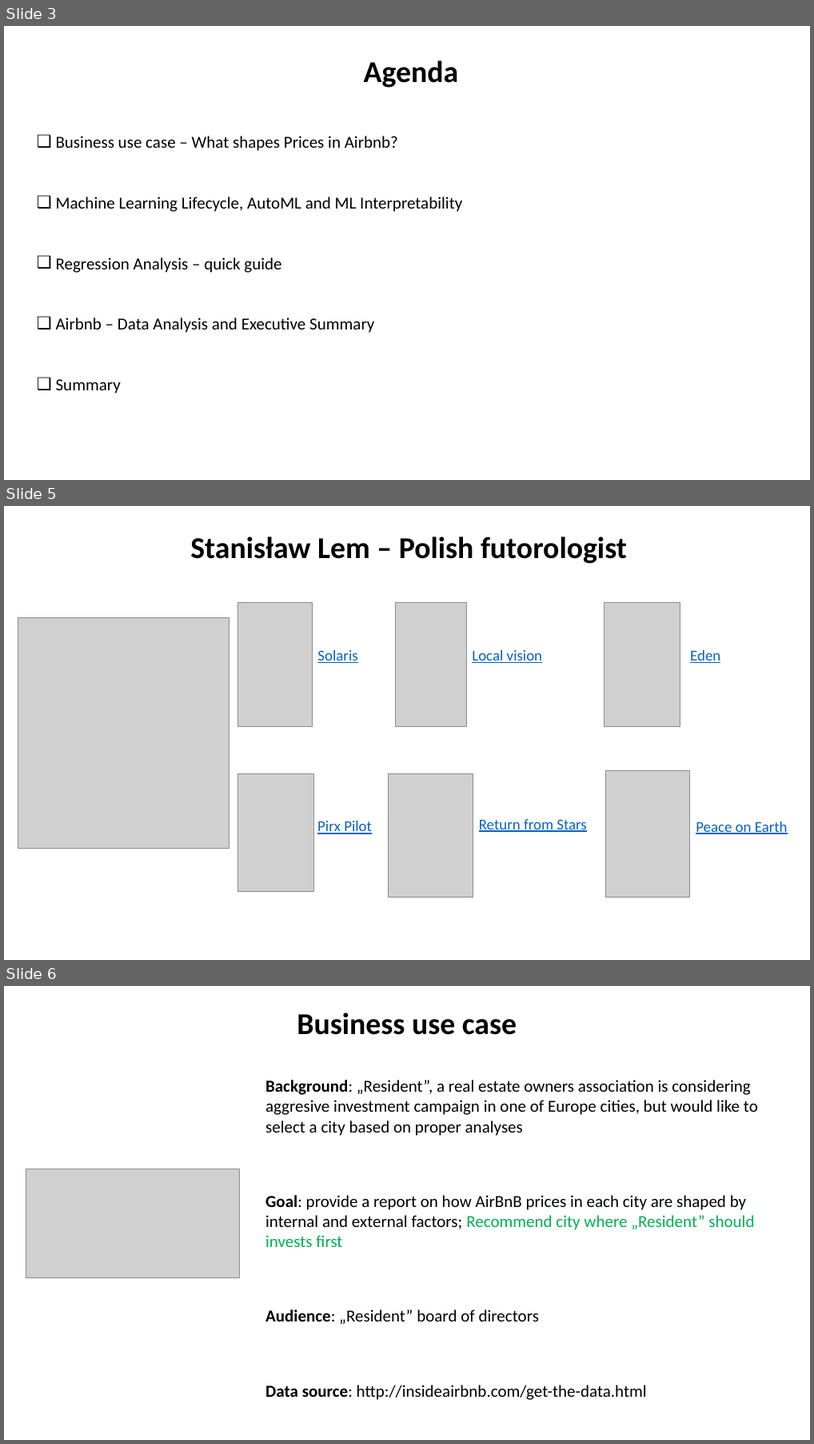
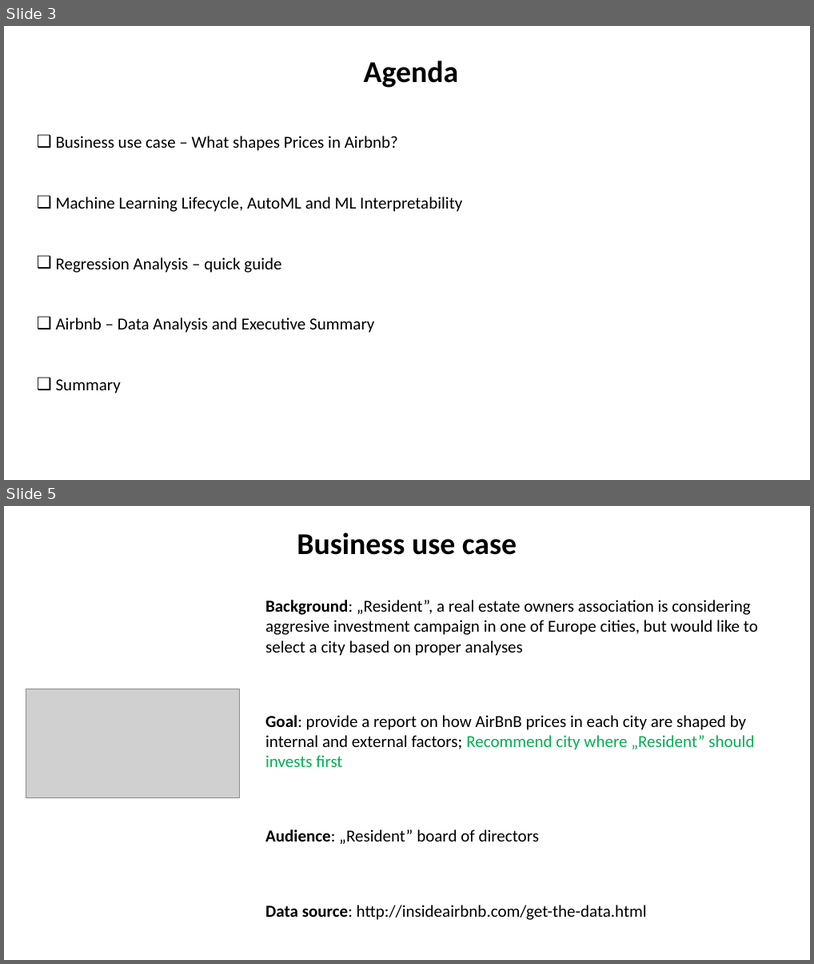
Before and after one commit to zizu1985/UKOUG_Discover_2026, a slide deck: What_Shapes_Prices_In_Airbnb_OCI_ADS.pptx. Shown one above the other, each under a label of ours: slides 3, 5 and 6 before the commit, slides 3 and 5 after it; the slides between them are not shown. The pictures are 814x1444 and 814x964 pixels, drawn with LibreOffice and Linux fonts; fonts in the diff are those of the drawing; grey boxes stand for pictures. Boxes give left, top, right and bottom in pixels: in the first picture for what was removed or moved away, otherwise in the second. Text is boxed around its words. In the diff, an @@ line names an element or a change of style, - is before the commit and + after.

```diff
--- a/What_Shapes_Prices_In_Airbnb_OCI_ADS.pptx
+++ b/What_Shapes_Prices_In_Airbnb_OCI_ADS.pptx
@@ slide 5 removed at [4,506,810,960], background #FFFFFF @@
@@ text removed at [190,536,627,564] @@
-Stanisław Lem – Polish futorologist
@@ picture removed at [18,618,230,848] @@
@@ picture removed at [238,603,312,726] @@
@@ picture removed at [395,603,466,726] @@
@@ picture removed at [604,603,680,726] @@
@@ text removed at [318,650,358,663] @@
-Solaris
@@ text removed at [472,650,542,663] @@
-Local vision
@@ text removed at [690,650,721,663] @@
-Eden
@@ picture removed at [238,773,314,892] @@
@@ picture removed at [389,773,474,896] @@
@@ picture removed at [606,770,690,896] @@
@@ text removed at [318,820,372,834] @@
-Pirx Pilot
@@ text removed at [479,819,586,832] @@
-Return from Stars
@@ text removed at [696,821,788,834] @@
-Peace on Earth
@@ what was slide 6 is now slide 5 @@
```
Also in this commit, not shown: 1 slide changed, 7 other slides removed.
